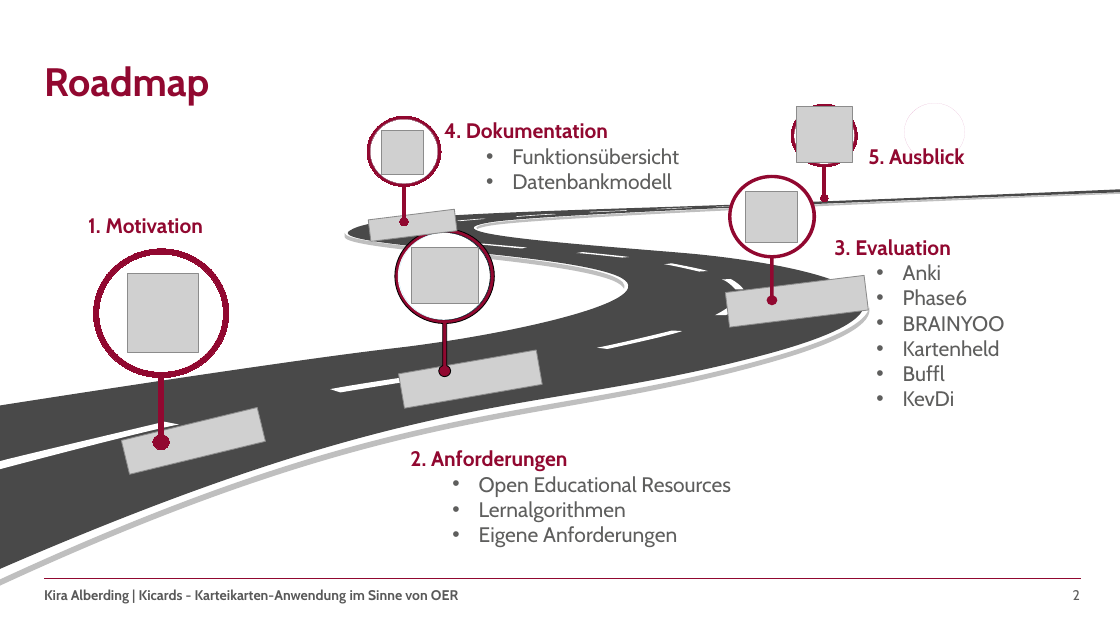
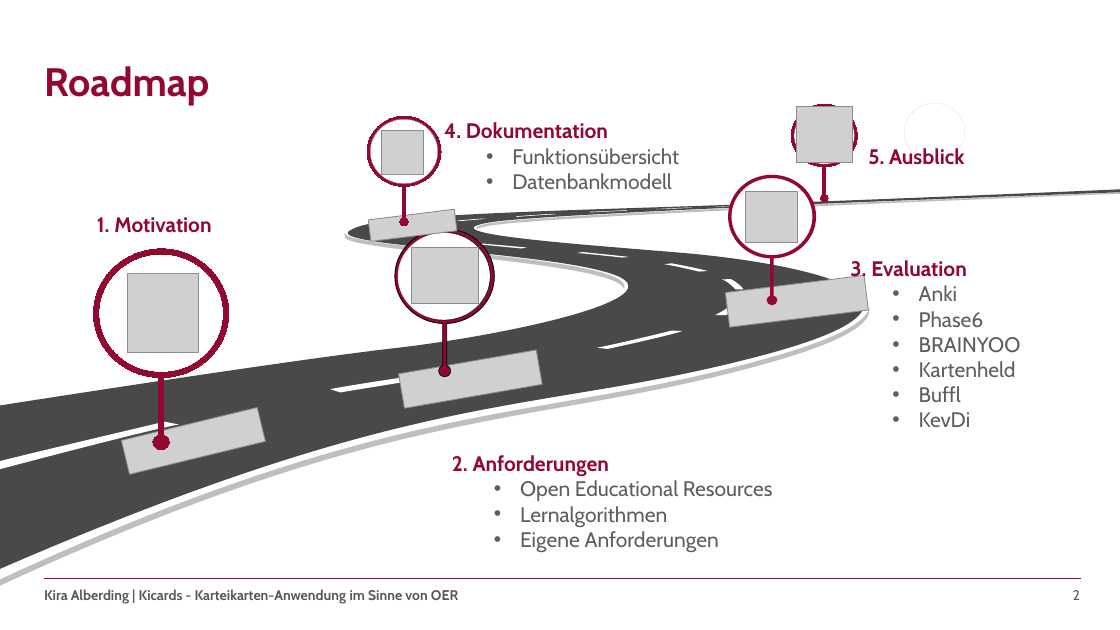
Before and after one commit to kalbe09/SeminararbeitOER, a slide deck: slide 2 of Seminararbeit - Präsentation.pptx. Drawn at 1120x630 pixels with LibreOffice and Linux fonts; fonts in the diff are those of the drawing; grey boxes stand for pictures; background and template pictures are left out. Boxes give left, top, right and bottom in pixels: in the first picture for what was removed or moved away, otherwise in the second. Text is boxed around its words. In the diff, an @@ line names an element or a change of style, - is before the commit and + after.

Commit message:
an Evaluation weitergearbeitet

```diff
--- a/Seminararbeit - Präsentation.pptx
+++ b/Seminararbeit - Präsentation.pptx
@@ text "1. Motivation": place and size @@
-text "1. Motivation" at [88, 218, 203, 234]
+text "1. Motivation" at [97, 217, 211, 233]
@@ text "3. Evaluation": place and size @@
-text "3. Evaluation" at [834, 239, 1005, 406]
+text "3. Evaluation" at [850, 260, 1021, 427]
@@ text "2. Anforderungen": place and size @@
-text "2. Anforderungen" at [410, 450, 731, 547]
+text "2. Anforderungen" at [452, 455, 773, 552]
```
Also in this commit, not shown: 4 other slides changed, 2 slides added, 2 slides removed.
